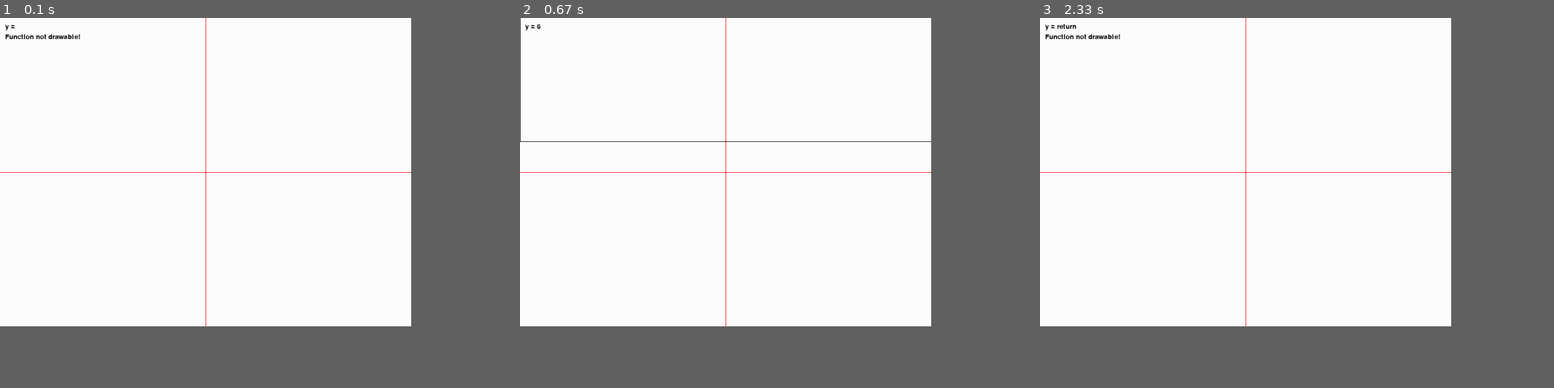
Above: before the commit, frames 1-3 (left to right).
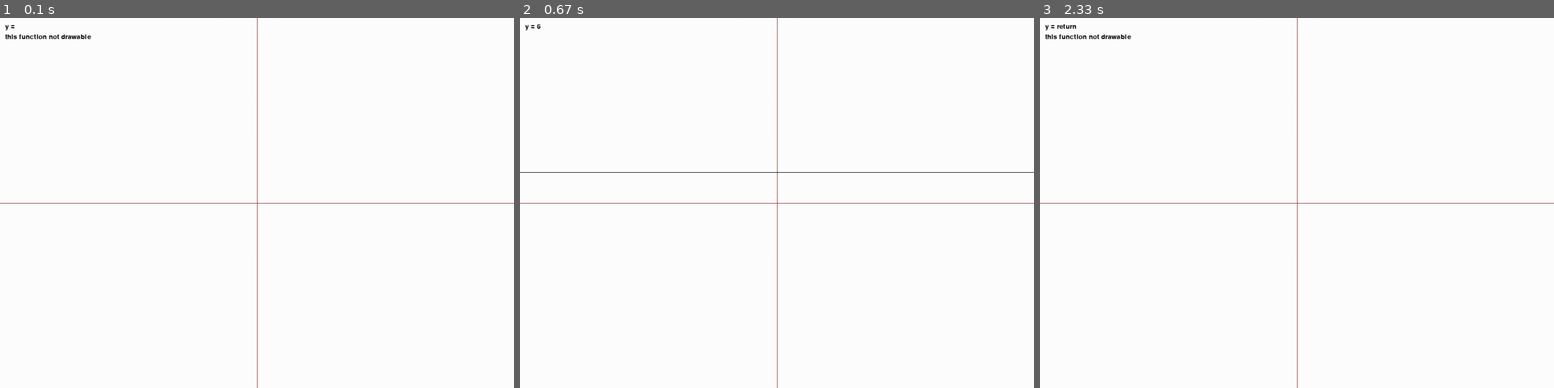
Above: after the commit, the same moments.

Repository: Quark-Games/YEquals
Game: pygame game, started from func_sim.py
Two runs of this game, one before a commit and one after it. Both use one fixed random seed, a clock stepped at 60 frames per second and the inputs below.
Inputs:
- Up to frame 1 (0.1 s): no input
- Up to frame 2 (0.67 s): tap 6 at 0.33 s
- Up to frame 3 (2.33 s): hold Backspace 0.67-1.13 s; tap Enter at 2.17 s
In our replay, the window is 720x540 before the commit and 900x648 after it. These sizes can differ from the game's own. Grey fills any space a smaller window leaves; there, only what the larger window draws over its background counts as a difference.

The runs differ from the first frame. In frame 1, 0.6% of the frame differs, in the area x 0-100%, y 0-100%; in frame 2, 0.7%; in frame 3, 0.6%.

Commit message:
improvements
solve bar code presence
include more symbols
include drawability indication

Diff:
--- a/func_sim.py
+++ b/func_sim.py
@@ -5,8 +5,8 @@
 
 pygame.init()
 
-display_width = 800
-display_height = 600
+display_width = 1000
+display_height = 720
 
 display = pygame.display.set_mode((display_width, display_height))
 
@@ -26,6 +26,7 @@
     func = ""
     scale = 10
     holding = set()
+    origin = [display_width / 2, display_height / 2]
 
     while True:
 
@@ -46,9 +47,11 @@
                         if event.key == K_q:
                             quit_all()
                         elif event.key == K_MINUS:
-                            scale -= 5
+                            scale *= 2
                         elif event.key == K_EQUALS:
-                            scale += 5
+                            scale /= 2
+                        elif event.key == K_BACKSPACE:
+                            func = ""
                     elif "shift" in holding:
                         if event.key == K_6:
                             func += '**'
@@ -85,27 +88,35 @@
 
         pygame.draw.line(display,
                          RED,
-                         (0, display_height / 2),
-                         (display_width, display_height / 2))
+                         (0, origin[1]),
+                         (display_width, origin[1]))
         pygame.draw.line(display,
                          RED,
-                         (display_width / 2, 0),
-                         (display_width / 2, display_height))
+                         (origin[0], 0),
+                         (origin[0], display_height))
 
         # draw graph of function
-        try:
-            old_pos = (0, 0)
-            for pixel_x in range(0, display_width):
+        old_pos = (0, 0)
+        drawability = display_width
+        for pixel_x in range(0, display_width):
+            try:
                 x = (pixel_x - display_width / 2) / scale
                 y = eval(func)
                 pixel_y = int(display_height / 2 - y * scale)
-                pygame.draw.line(display,
-                                 BLACK,
-                                 old_pos,
-                                 (pixel_x, pixel_y))
+                if pixel_x - old_pos[0] == 1 and 0 < old_pos[1] < display_height:
+                    pygame.draw.line(display,
+                                     BLACK,
+                                     old_pos,
+                                     (pixel_x, pixel_y))
                 old_pos = (pixel_x, pixel_y)
-        except:
-            bitmap = font.render("Function not drawable!", True, BLACK)
+            except:
+                drawability -= 1
+        # display drawability message
+        if not drawability:
+            bitmap = font.render("this function not drawable", True, BLACK)
+            display.blit(bitmap, (10, 30))
+        elif drawability != display_width:
+            bitmap = font.render("this function not consistant", True, BLACK)
             display.blit(bitmap, (10, 30))
 
         pygame.display.flip()
